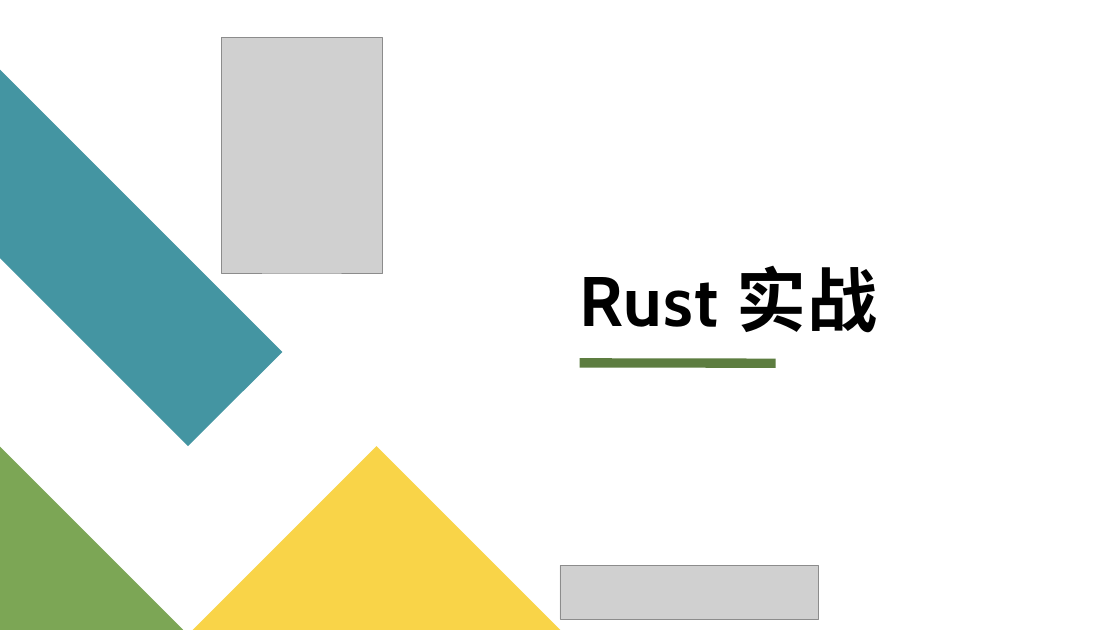
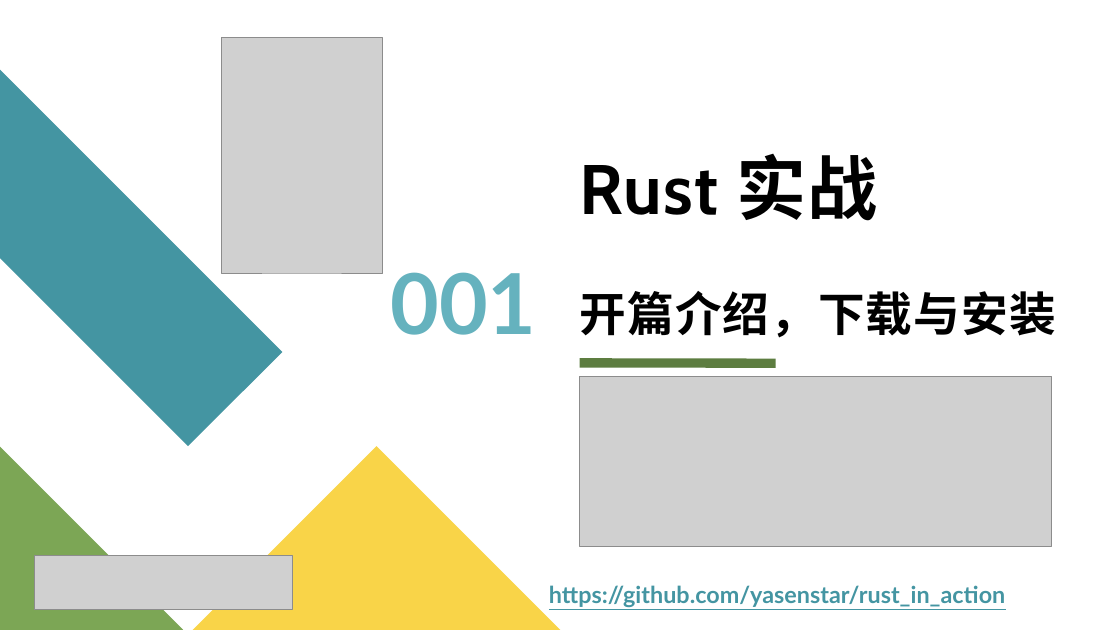
Before and after one commit to yasenstar/rust_in_action, a slide deck: slide 1 of rust_in_action_pages.pptx. Drawn at 1120x630 pixels with LibreOffice and Linux fonts; fonts in the diff are those of the drawing; grey boxes stand for pictures. Boxes give left, top, right and bottom in pixels: in the first picture for what was removed or moved away, otherwise in the second. Text is boxed around its words. In the diff, an @@ line names an element or a change of style, - is before the commit and + after.

```diff
--- a/rust_in_action_pages.pptx
+++ b/rust_in_action_pages.pptx
@@ title at (x1=580, y1=154, x2=1056, y2=338): text changed; size 60 to 40 pt @@
-Rust 实战
+Rust 实战
+开篇介绍，下载与安装
@@ text added at (x1=391, y1=272, x2=537, y2=335), 72 pt, text #65B2BE, bold @@
+001
@@ picture added at (x1=580, y1=376, x2=1052, y2=546) @@
@@ picture moved from (x1=560, y1=565, x2=818, y2=619) to (x1=34, y1=556, x2=292, y2=610) @@
@@ text added at (x1=549, y1=585, x2=1005, y2=607), 20 pt, text #4495A2, bold, underline @@
+https://github.com/yasenstar/rust_in_action
```
Also in this commit, not shown: 2 other files.
